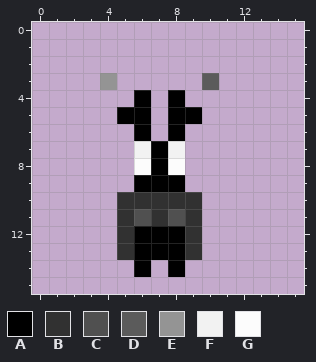
Pixel-art file, stored at src/components/assets/images/Creature Sprites/Ghiblin.aseprite. The picture above is the old version.
16x16 pixels, 1 frame.
Palette (. is transparent): A #000000  B #313131  C #505050  D #5b5b5b  E #949494  F #f2f2f2  G #fcfcfc
Pixels before, first column x 4:
 3 E.....D
 4 ..A.A..
 5 .AA.AA.
 6 ..A.A..
 7 ..FAF..
 8 ..GAG..
 9 ..AAA..
10 .BBBBB.
11 .BCBCB.
12 .BAAAB.
13 .BAAAB.
14 ..A.A..
The same view after the edit:
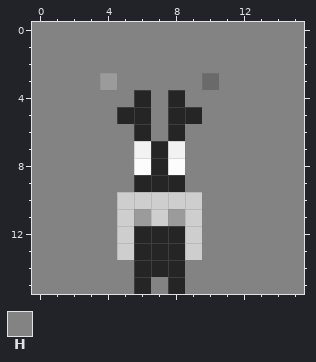
Colours new in this view: H #838383
Edits made:
colour A: #000000 -> #252525
colour B: #313131 -> #cecece
colour C: #505050 -> #9b9b9b
colour D: #5b5b5b -> #6a6a6a
Changed rows in their new state; - is a pixel that keeps its letter.
first column x 0:
 0 HHHHHHHHHHHHHHHH
 1 HHHHHHHHHHHHHHHH
 2 HHHHHHHHHHHHHHHH
 3 HHHHCHHHHH-HHHHH
 4 HHHHHH-H-HHHHHHH
 5 HHHHH--H--HHHHHH
 6 HHHHHH-H-HHHHHHH
 7 HHHHHH---HHHHHHH
 8 HHHHHH---HHHHHHH
 9 HHHHHH---HHHHHHH
10 HHHHH-----HHHHHH
11 HHHHH-----HHHHHH
12 HHHHH-----HHHHHH
13 HHHHH-----HHHHHH
14 HHHHHH-A-HHHHHHH
15 HHHHHHAHAHHHHHHH
Changed places in both pictures, as pixel boxes (x1, y1, x2, y2):
changed: (32, 22, 304, 294)
